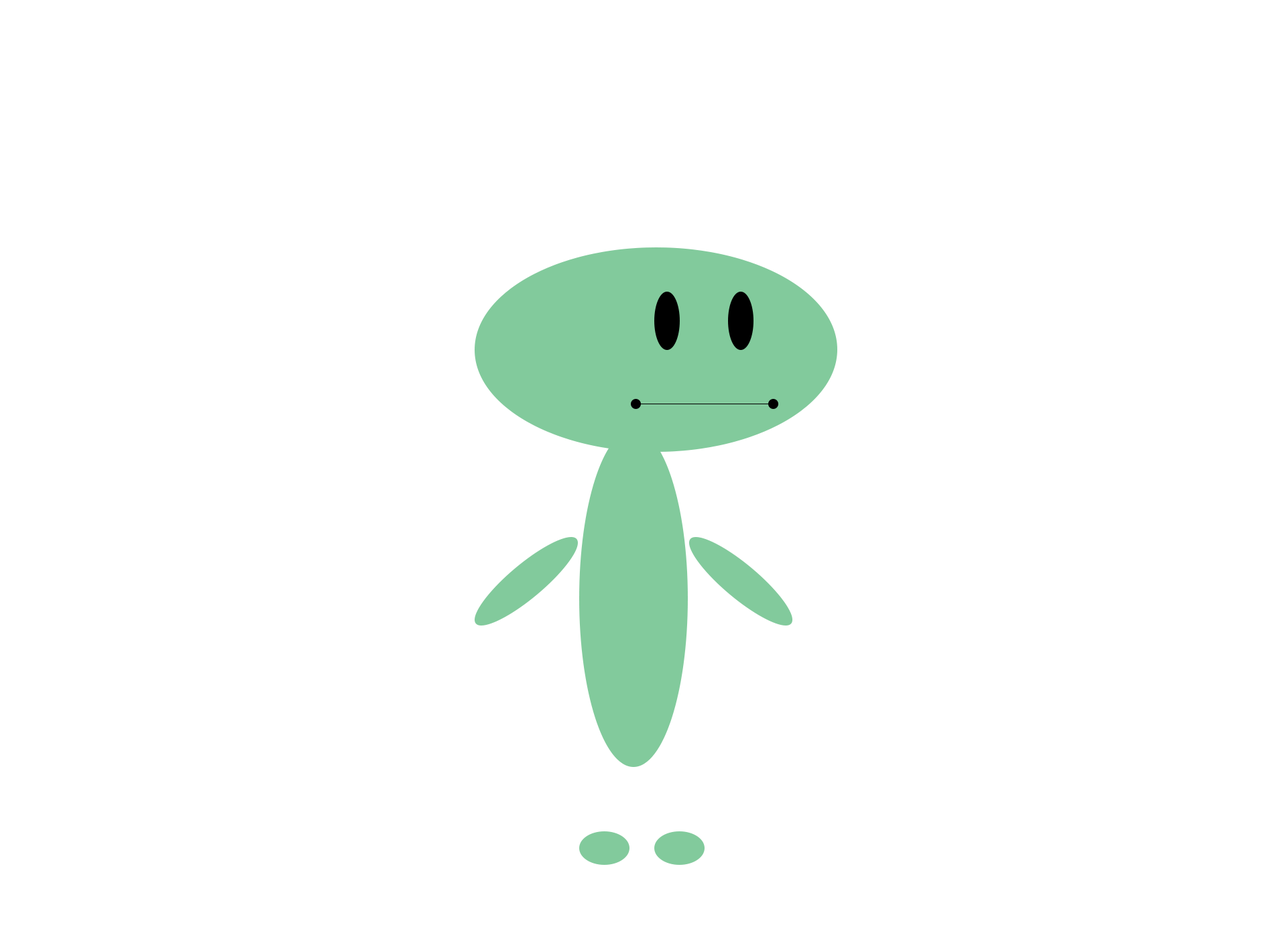
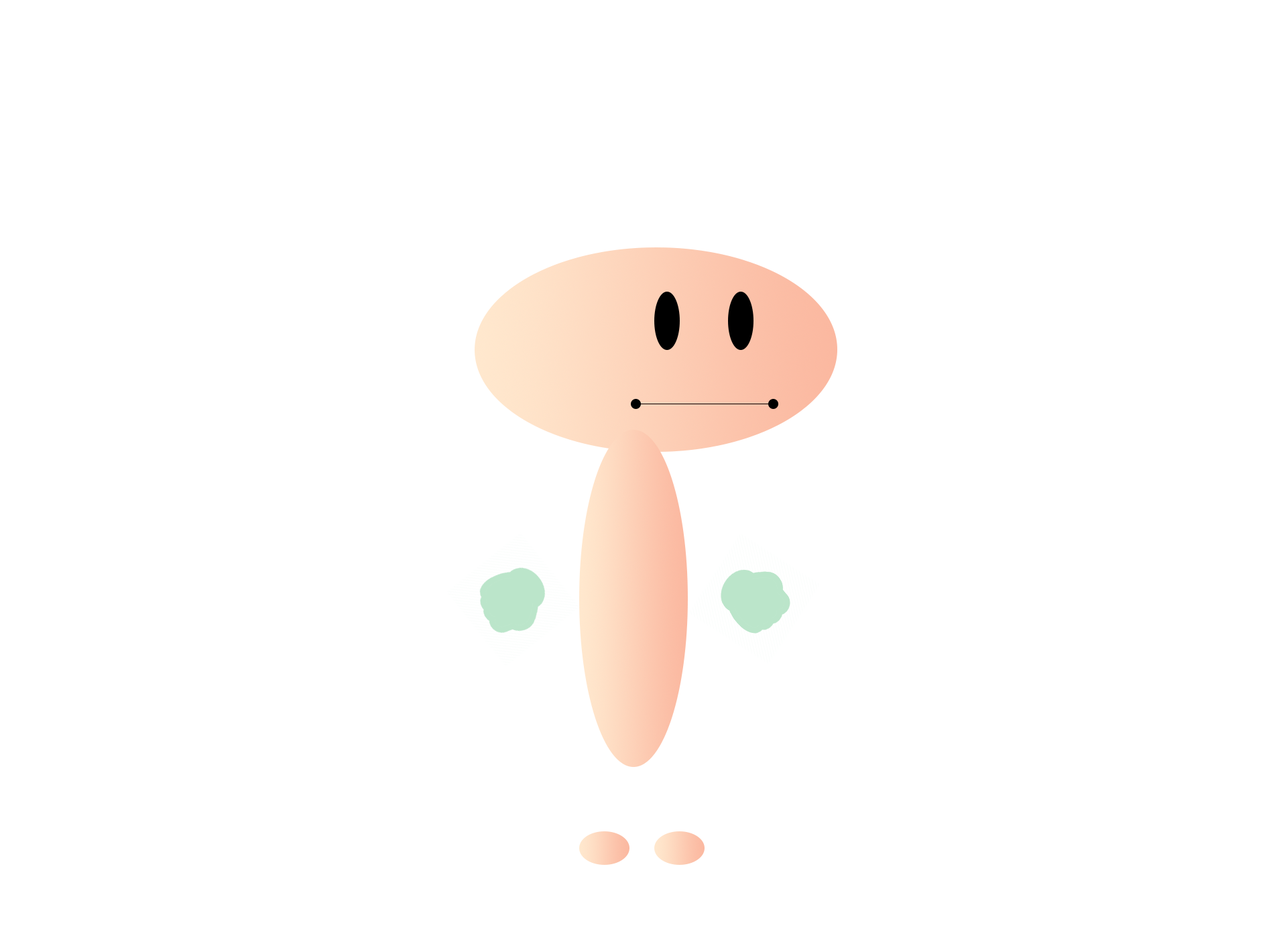
Two versions of the same layered image (1267 × 950). Layer-by-layer changes:
added layer "Layer 2" above "Layer 1" over [449, 534, 581, 665]
added layer "Layer 1" above "Body" over [689, 534, 819, 663]
painted on "Body" over [579, 429, 688, 767]
hid "L Arm", painted on it over [689, 536, 793, 626]
painted on "L Leg" over [654, 831, 705, 865]
painted on "R Leg" over [579, 831, 630, 865]
hid "R Arm", painted on it over [474, 536, 578, 626]
painted on "Head" over [474, 247, 838, 452]
